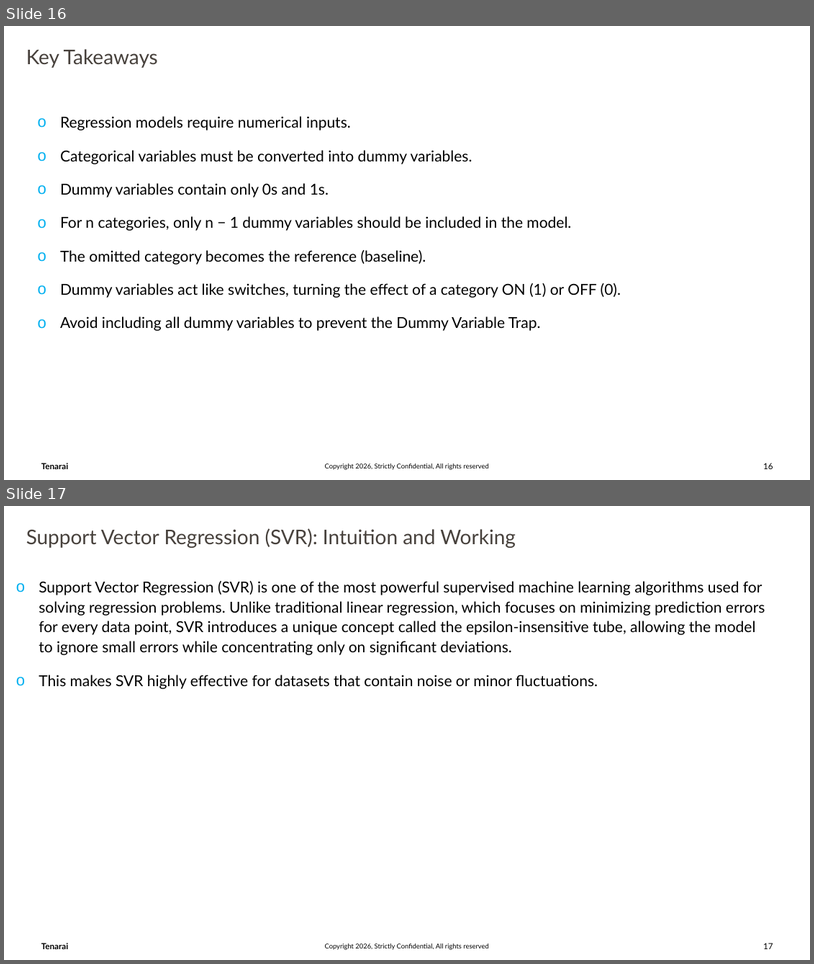
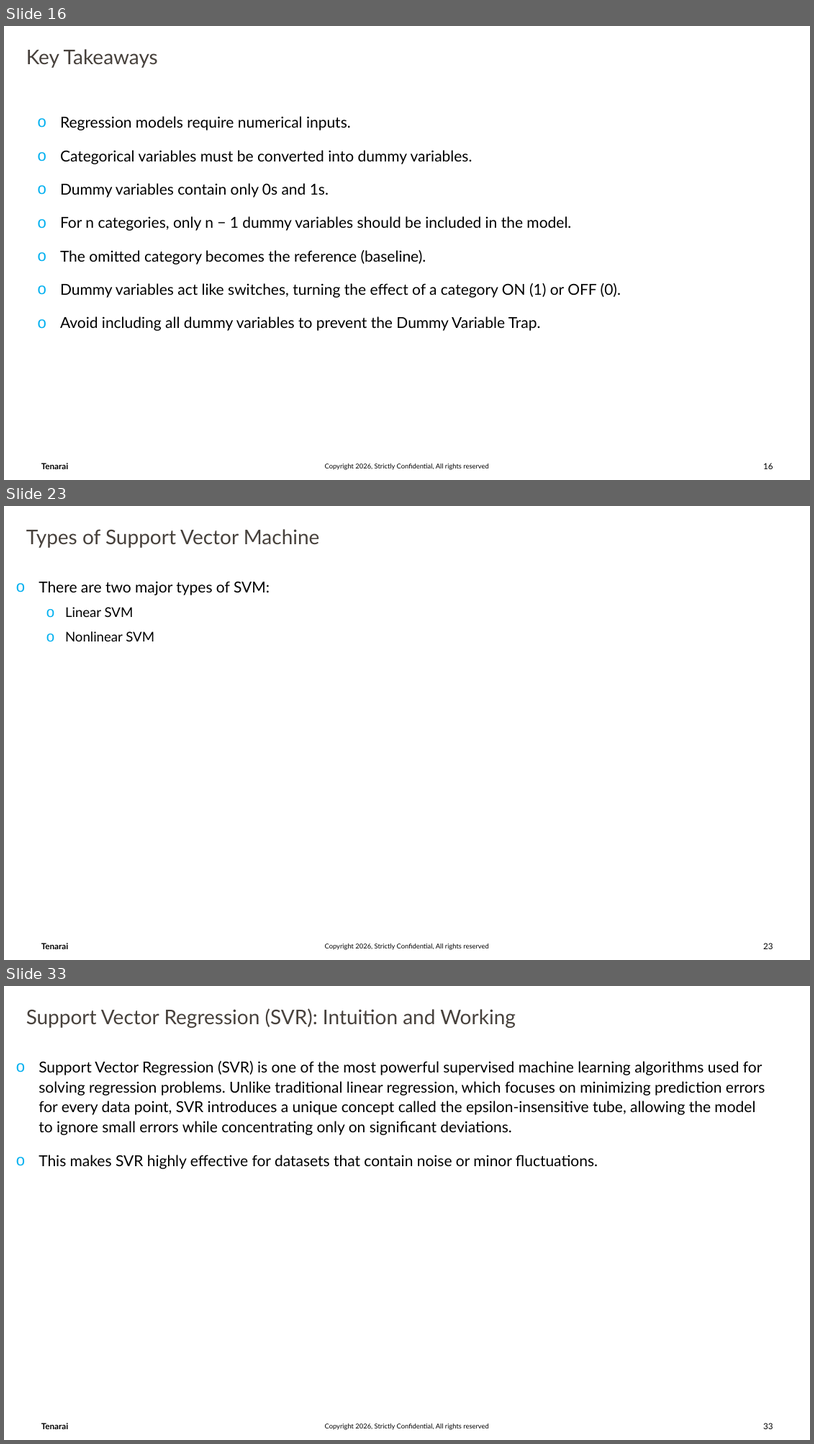
Before and after one commit to trivedi-ashutosh2013/Training_Content, a slide deck: Machine_Learning/AI_ML_Part03.pptx. Shown one above the other, each under a label of ours: slides 16 and 17 before the commit, slides 16, 23 and 33 after it; the slides between them are not shown. The pictures are 814x964 and 814x1444 pixels, drawn with LibreOffice and Linux fonts; fonts in the diff are those of the drawing; background and template pictures are left out. Boxes give left, top, right and bottom in pixels: in the first picture for what was removed or moved away, otherwise in the second. Text is boxed around its words. In the diff, an @@ line names an element or a change of style, - is before the commit and + after.

```diff
--- a/Machine_Learning/AI_ML_Part03.pptx
+++ b/Machine_Learning/AI_ML_Part03.pptx
@@ slide 23 added at box(4, 506, 810, 960), background #FFFFFF; not listed: 3 template elements that a slide beside it also shows @@
@@ text added at box(26, 529, 320, 548), 24 pt, text #47413C @@
+Types of Support Vector Machine
@@ text added at box(39, 581, 270, 641), 18 pt, text #000000 @@
+o There are two major types of SVM:
+  o Linear SVM
+  o Nonlinear SVM
@@ what was slide 17 is now slide 33 @@
@@ page number at box(764, 1422, 773, 1429): text changed @@
-17
+33
```
Also in this commit, not shown: 15 other slides added.
